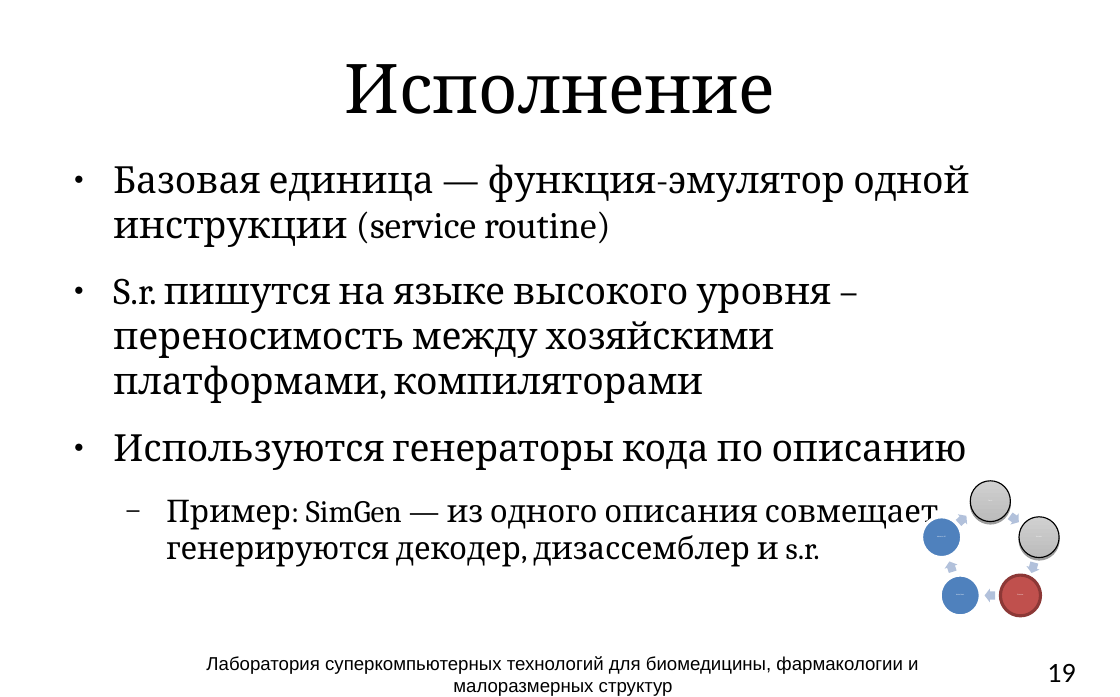
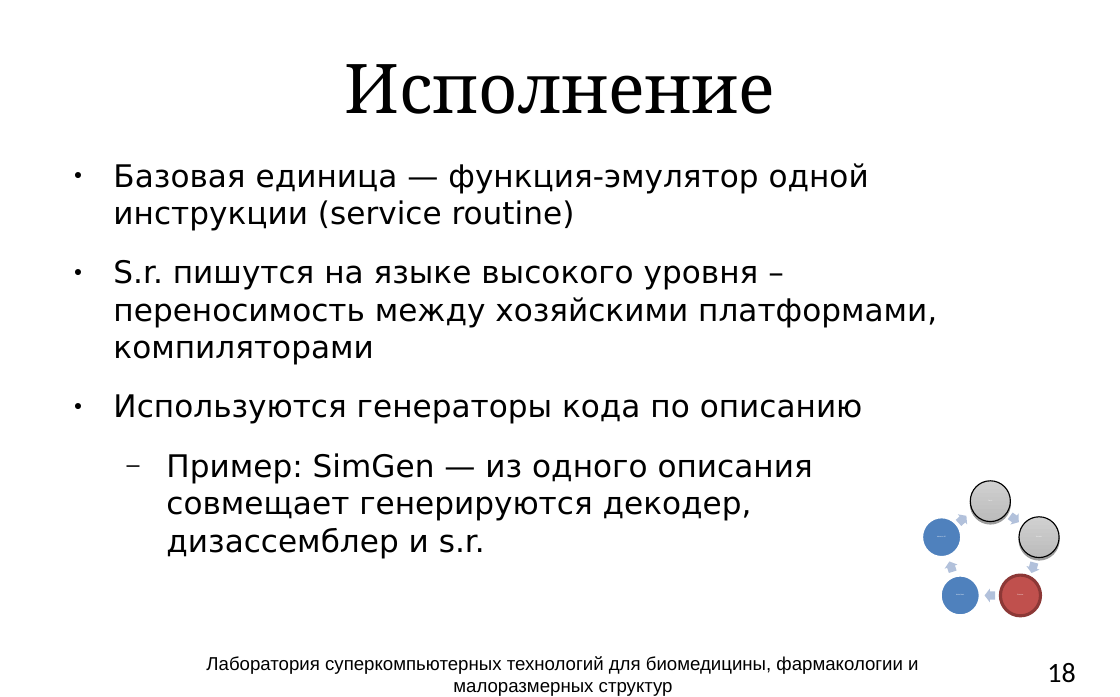
Before and after one commit to atakua/simlectures-archive, a slide deck: slide 18 of lecture03-cpu-interpretation/lecture03-cpu-interpretation.pptx (slide 19 before the commit). Drawn at 1120x697 pixels with LibreOffice and Linux fonts; fonts in the diff are those of the drawing; background and template pictures are left out. Boxes give left, top, right and bottom in pixels: in the first picture for what was removed or moved away, otherwise in the second. Text is boxed around its words. In the diff, an @@ line names an element or a change of style, - is before the commit and + after.

```diff
--- a/lecture03-cpu-interpretation/lecture03-cpu-interpretation.pptx
+++ b/lecture03-cpu-interpretation/lecture03-cpu-interpretation.pptx
@@ text "Базовая единица — функция-эмулятор одной ..." at [113, 163, 937, 558]: size 24 to 20 pt in "Базовая единица — функция-эмулятор одной инструкции (service ...", "S.r. пишутся на языке высокого уровня – ...", "Используются генераторы кода по описанию"; font Cambria to DejaVu Sans @@
@@ page number at [1047, 663, 1075, 683]: text changed @@
-19
+18
```
Also in this commit, not shown: 14 other slides changed, 3 slides added, 2 slides removed.
